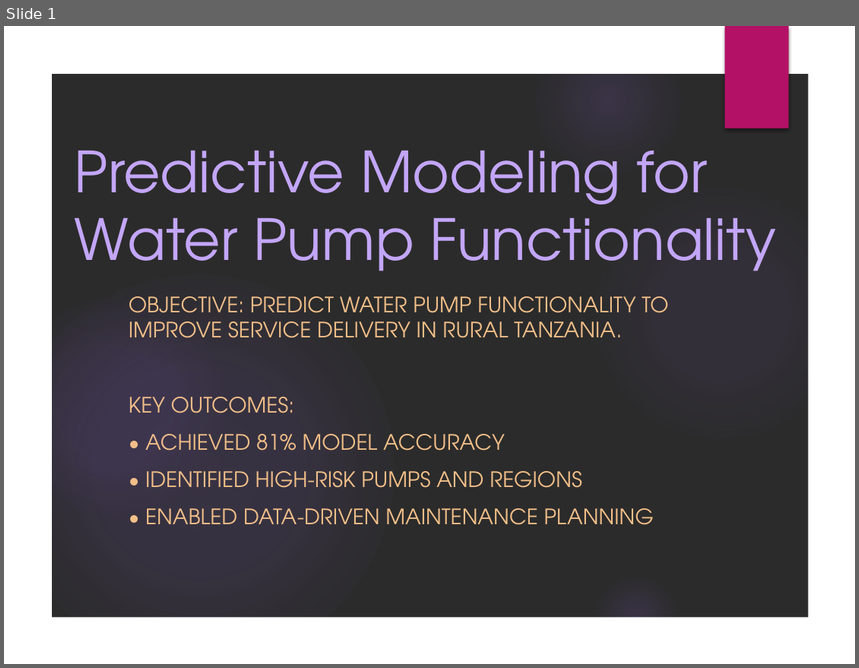
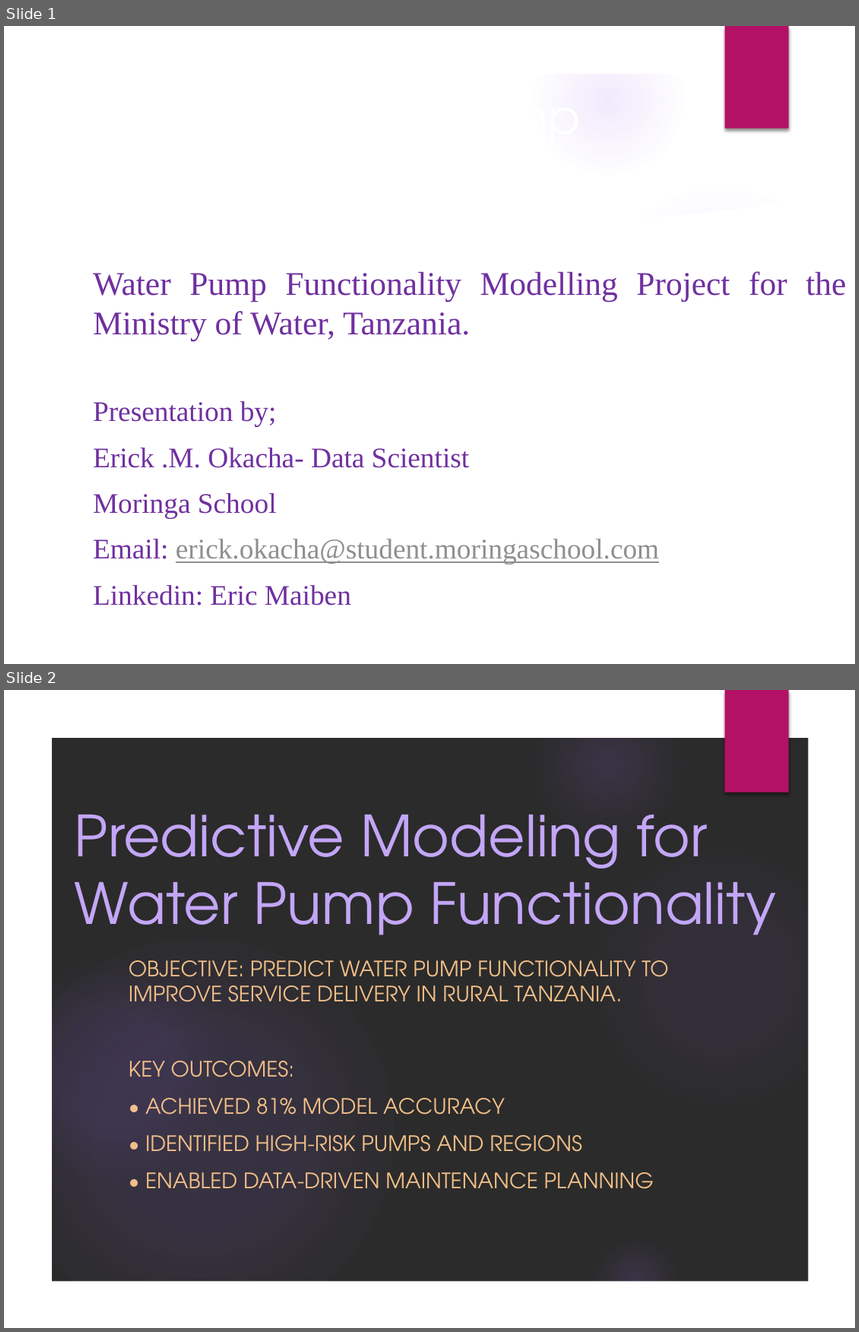
Before and after one commit to Kiongos1/Phase-3-Project, a slide deck: Water_Pump_Model_Summary.pptx. Shown one above the other, each under a label of ours: slide 1 before the commit, slides 1 and 2 after it. The pictures are 859x668 and 859x1332 pixels, drawn with LibreOffice and Linux fonts; fonts in the diff are those of the drawing; background and template pictures are left out; a plain dark background stands for a picture behind light text. Boxes give left, top, right and bottom in pixels: in the first picture for what was removed or moved away, otherwise in the second. Text is boxed around its words. In the diff, an @@ line names an element or a change of style, - is before the commit and + after.

```diff
--- a/Water_Pump_Model_Summary.pptx
+++ b/Water_Pump_Model_Summary.pptx
@@ slide 1 added at (4, 26, 855, 664), background picture (left out); not listed: 7 template elements that a slide beside it also shows @@
@@ freeform shape added at (595, 174, 819, 241), fill #FFFFFF at 20% opacity @@
@@ freeform shape added at (49, 199, 810, 621), fill #FFFFFF @@
@@ title added at (93, 273, 730, 301), 40 pt, text #FFFFFF @@
+Tanzania Water Pump Project
@@ text added at (93, 271, 846, 606), 24 pt, text #7030A0 @@
+Water Pump Functionality Modelling Project for the Ministry of Water, Tanzania.
+Presentation by;
+Erick .M. Okacha- Data Scientist
+Moringa School
+Email: erick.okacha@student.moringaschool.com
+Linkedin: Eric Maiben
@@ what was slide 1 is now slide 2 @@
```
Also in this commit, not shown: 3 other slides added.
